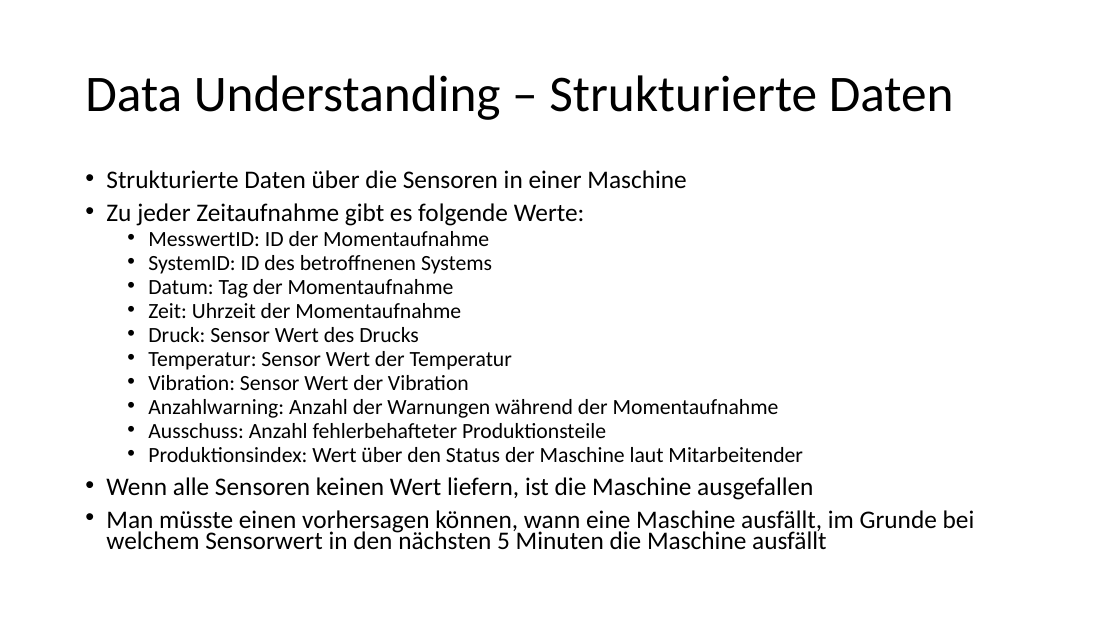
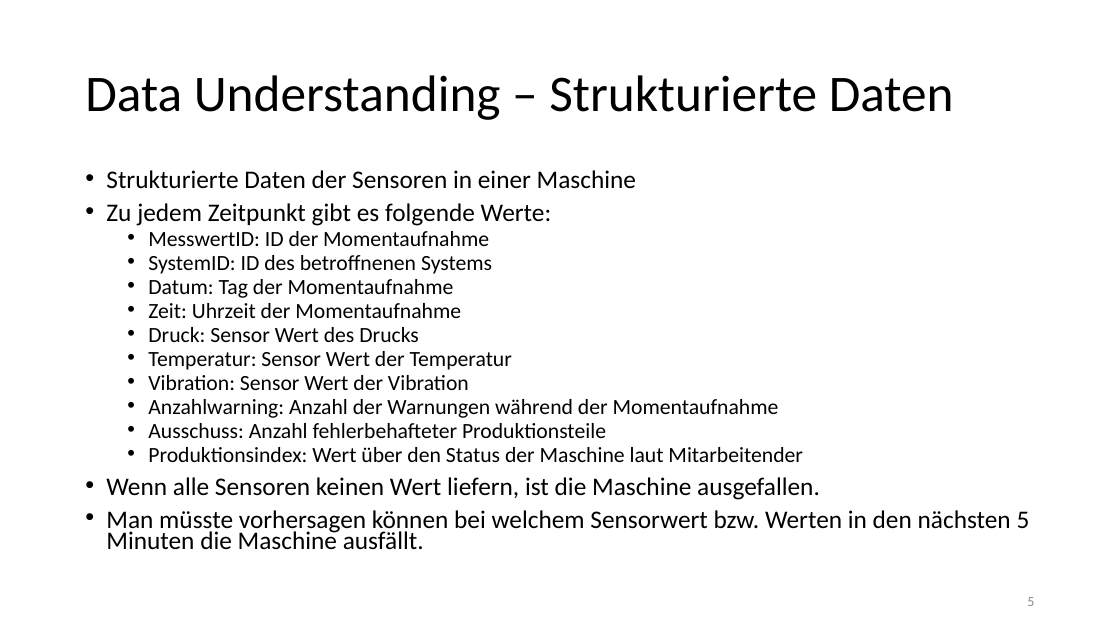
Before and after one commit to Flitschi7/big-data-management, a slide deck: slide 5 of Organisational/Dokumentation HHZ Rocket Project.pptx. Drawn at 1120x630 pixels with LibreOffice and Linux fonts; fonts in the diff are those of the drawing. Boxes give left, top, right and bottom in pixels: in the first picture for what was removed or moved away, otherwise in the second. Text is boxed around its words. In the diff, an @@ line names an element or a change of style, - is before the commit and + after.

```diff
--- a/Organisational/Dokumentation HHZ Rocket Project.pptx
+++ b/Organisational/Dokumentation HHZ Rocket Project.pptx
@@ text at [106, 170, 636, 226]: text changed @@
-• Strukturierte Daten über die Sensoren in einer Maschine
-• Zu jeder Zeitaufnahme gibt es folgende Werte:
+• Strukturierte Daten der Sensoren in einer Maschine
+• Zu jedem Zeitpunkt gibt es folgende Werte:
@@ text at [106, 477, 1030, 550]: text changed @@
-• Wenn alle Sensoren keinen Wert liefern, ist die Maschine ausgefallen
-• Man müsste einen vorhersagen können, wann eine Maschine ausfällt, im Grunde bei welchem Sensorwert in den nächsten 5 Minuten die Maschine ausfällt
+• Wenn alle Sensoren keinen Wert liefern, ist die Maschine ausgefallen.
+• Man müsste vorhersagen können bei welchem Sensorwert bzw. Werten in den nächsten 5 Minuten die Maschine ausfällt.
@@ page number added at [1027, 597, 1034, 606], 12 pt, text #8C8C8C @@
+5
```
Also in this commit, not shown: 27 other slides changed.
